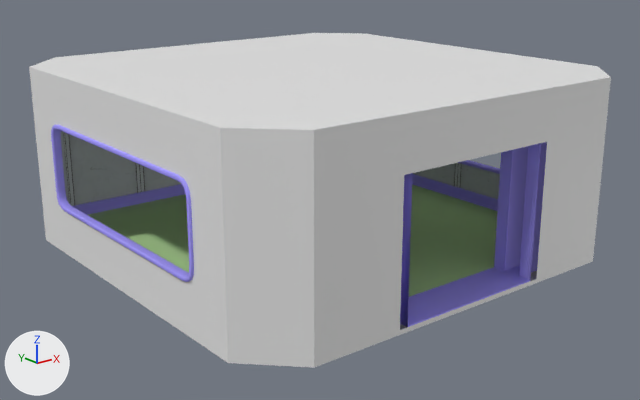
One commit to the FBX model Gravity Puzzle Game/Assets/Art/Models/Props Models/Elevator_01.FBX: the scene before it, then after it.
Camera for both pictures: a camera (50 mm lens) standing at (-12.58, -15.94, 7.25) and looking at (-0.09, -0.33, 1.0). The axes (+X, +Y, +Z) are drawn at lower left. The lights are the same throughout. Where no turn or scale is listed for an object, it has been applied to the vertices.

In view in the first picture: 'Elevator_01_Inner', 'Elevator_01_Outer'.
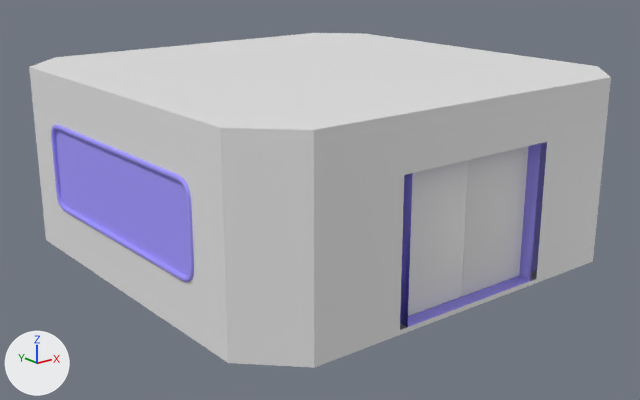
Where the change shows, as pixel boxes (x1, y1, x2, y2) in the pictures (640 x 400 px):
'Elevator_01_Glass', added (blue)
    after: (56, 129, 189, 276)
'Elevator_01_DoorRight', added
    after: (461, 146, 529, 297)
'Elevator_01_DoorLeft', added
    after: (408, 160, 468, 316)
'Elevator_01_Inner', unchanged, covered by the edit
    both: (51, 125, 547, 327)

The change in detail:
Mesh me_mesh_004 is new.
It has 80 vertices, 36 faces and spans x -5.07..5.07, y -2.9..2.9, z 1.1..2.9.
It uses material mat_07___default (blue #a39aff).
Mesh me_mesh_003 is new.
It has 62 vertices, 58 faces and spans x 0.0..2.0, y -0.2..0.2, z 0.02..3.0.
Mesh me_mesh_002 is new.
It has 62 vertices, 58 faces and spans x -2.0..0.0, y -0.2..0.2, z 0.02..3.0.
Object 'Elevator_01_Glass' (ob_elevator_01_glass) is new; it shows me_mesh_004.
Its location is (0.0, 0.0, 0.0).
Object 'Elevator_01_DoorRight' (ob_elevator_01_doorright) is new; it shows me_mesh_003.
Its location is (0.0, -4.6, 0.0).
Object 'Elevator_01_DoorLeft' (ob_elevator_01_doorleft) is new; it shows me_mesh_002.
Its location is (0.0, -4.6, 0.0).
